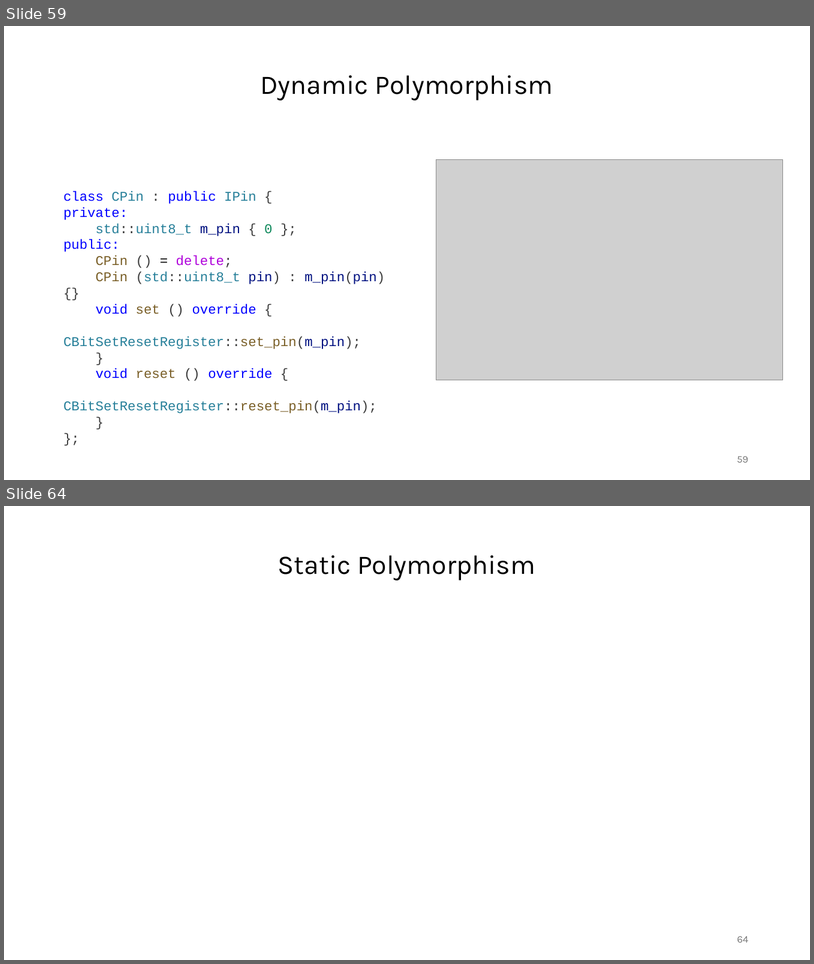
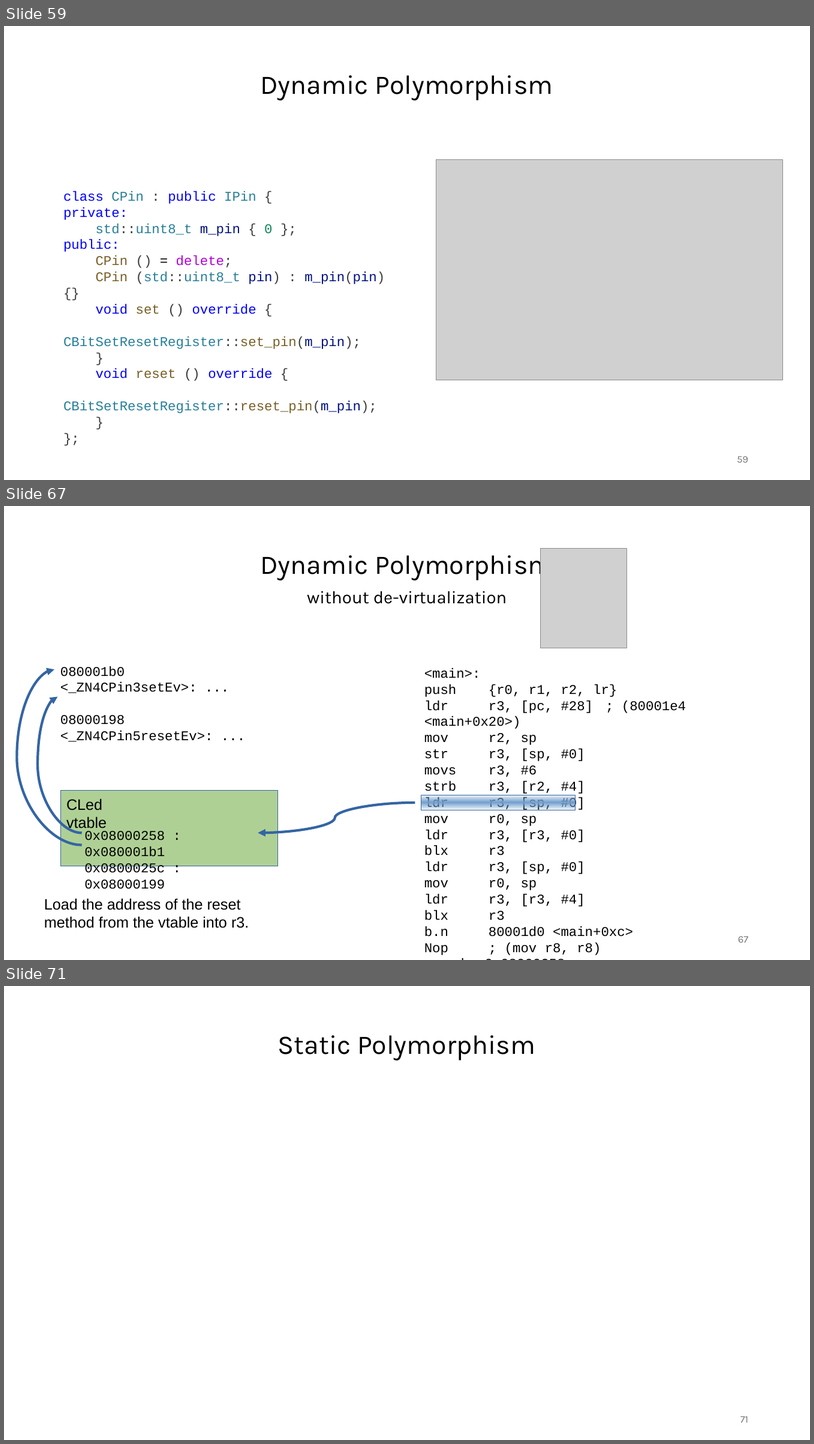
Before and after one commit to janos32783/cppcon_2024_cost_cpp_abstractions, a slide deck: presentation/cppcon.pptx. Shown one above the other, each under a label of ours: slides 59 and 64 before the commit, slides 59, 67 and 71 after it; the slides between them are not shown. The pictures are 814x964 and 814x1444 pixels, drawn with LibreOffice and Linux fonts; fonts in the diff are those of the drawing; grey boxes stand for pictures. Boxes give left, top, right and bottom in pixels: in the first picture for what was removed or moved away, otherwise in the second. Text is boxed around its words. In the diff, an @@ line names an element or a change of style, - is before the commit and + after.

Commit message:
dynamic polymorphism done for now

```diff
--- a/presentation/cppcon.pptx
+++ b/presentation/cppcon.pptx
@@ slide 67 added at [4, 506, 810, 960], background #FFFFFF @@
@@ text added at [260, 549, 553, 604], 21 pt, text #000000 @@
+Dynamic Polymorphism
+without de-virtualization
@@ picture added at [541, 549, 627, 648] @@
@@ text added at [60, 666, 213, 742], 16 pt, text #000000 @@
+080001b0 <_ZN4CPin3setEv>: ...
+08000198 <_ZN4CPin5resetEv>: ...
@@ curved arrow added from (82, 845) to (54, 669), #3465A4 3 pt @@
@@ text added at [425, 668, 686, 936], 16 pt, text #000000 @@
+<main>:
+push {r0, r1, r2, lr}
+ldr r3, [pc, #28] ; (80001e4 <main+0x20>)
+mov r2, sp
+str r3, [sp, #0]
+movs r3, #6
+strb r3, [r2, #4]
+ldr r3, [sp, #0]
+mov r0, sp
+ldr r3, [r3, #0]
+blx r3
+ldr r3, [sp, #0]
+mov r0, sp
+ldr r3, [r3, #4]
+blx r3
+b.n 80001d0 <main+0xc>
+Nop ; (mov r8, r8)
+.word 0x08000258
@@ curved arrow added from (82, 832) to (58, 697), #3465A4 3 pt @@
@@ rectangle added at [60, 790, 278, 866], fill #AFD095, outline #3465A4 0 pt @@
@@ text added at [66, 798, 107, 831], 18 pt, text #000000 @@
+CLed vtable
@@ curved arrow added from (416, 802) to (258, 832), #3465A4 3 pt @@
@@ rectangle added at [422, 795, 576, 810], fill gradient #729FCF, outline #3465A4 0 pt @@
@@ text added at [84, 831, 165, 889], 16 pt, text #000000 @@
+0x08000258 : 0x080001b1
+0x0800025c : 0x08000199
@@ text added at [44, 898, 249, 928], 18 pt, text #000000 @@
+Load the address of the reset method from the vtable into r3.
@@ page number added at [738, 936, 749, 942], 12 pt, text #787878 @@
+67
@@ what was slide 64 is now slide 71 @@
@@ page number at [741, 1416, 749, 1422]: text changed @@
-64
+71
```
Also in this commit, not shown: 3 slides changed, 7 other slides added, 1 slide removed, 4 other files.
